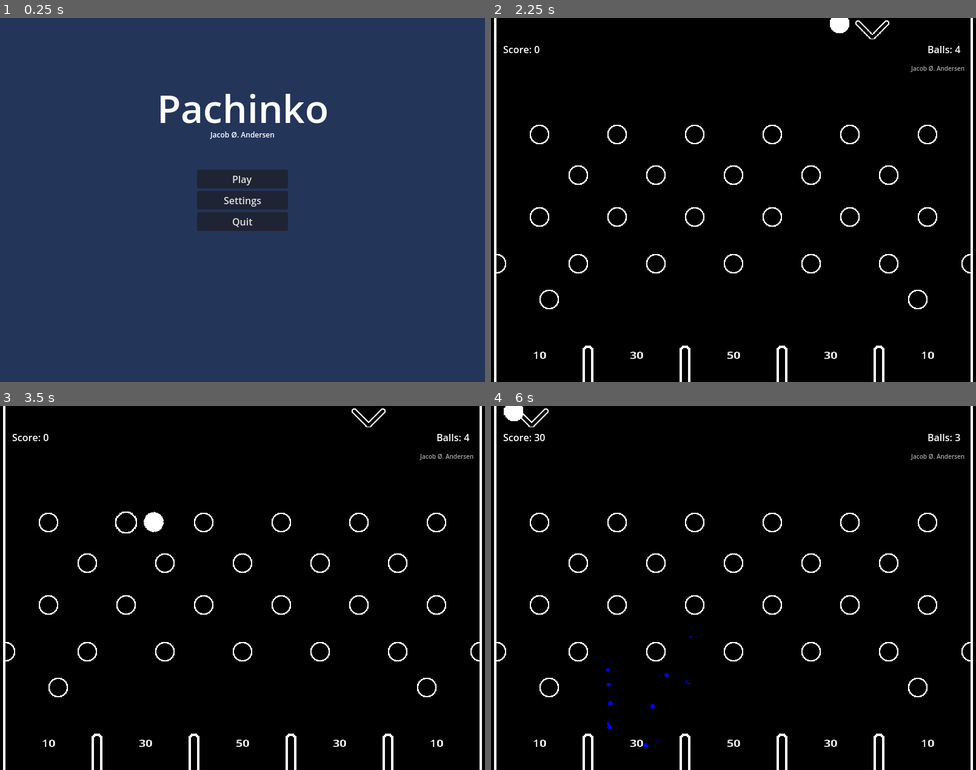
Above: before the commit, frames 1-4 (two rows, left to right).
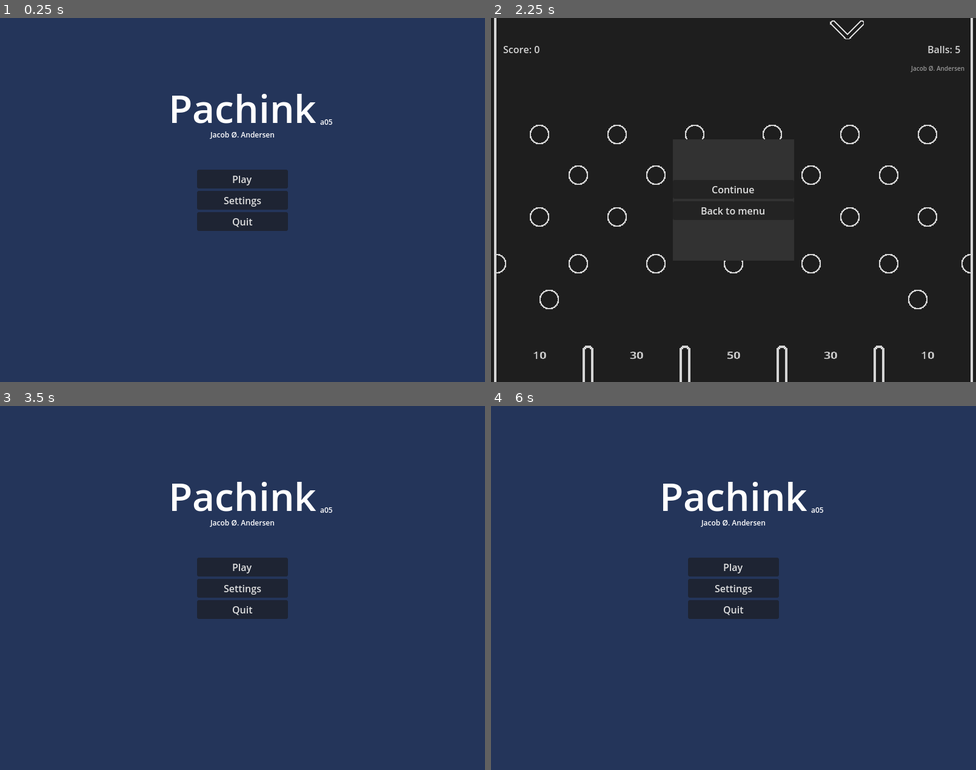
Above: after the commit, the same moments.

Repository: jakoofficial/Pachink
Game: Godot game, scene res://Scenes/main_menu.tscn
Two runs of this game, one before a commit and one after it. Both use one fixed random seed, a clock stepped at 60 frames per second and the inputs below. The engine's default icon, where the game draws it, is replaced by a stand-in: a white triangle on a blue panel in a dark square.
Inputs (mouse positions are in pixels of both pictures, inside the frame that each line leads up to):
- Up to frame 1 (0.25 s): no input
- Up to frame 2 (2.25 s): click "Play" at 0.5 s; click "Board" at 1.25 s; click (510, 367) at 2 s, where only the run after the commit has a clickable "||"
- Up to frame 3 (3.5 s): click (242, 598) at 2.75 s, where only the run after the commit has a clickable "Back to menu"
- Up to frame 4 (6 s): click (733, 566) at 3.5 s, where only the run after the commit has a clickable "Play"; click (777, 598) at 4.25 s, where only the run after the commit has a clickable "Tumbler"; click (510, 755) at 5 s, where only the run after the commit has a clickable "||"; click (733, 598) at 5.75 s, where only the run after the commit has a clickable "Back to menu"

The runs differ from the first frame. In frame 1, 1.2% of the frame differs, in the area x 33-69%, y 20-30%; in frame 2, 100%; in frame 3, 100%, in the area x 0-100%, y 0-100%; in frame 4, 100%.

Commit message:
Made a simple pause menu with option of going back to main menu, made it so the game could be paused. Added a version number to the main menu

Diff:
--- a/Game/Nodes/gui.tscn
+++ b/Game/Nodes/gui.tscn
@@ -1,8 +1,14 @@
-[gd_scene load_steps=2 format=3 uid="uid://bk86wlashke5x"]
+[gd_scene load_steps=4 format=3 uid="uid://bk86wlashke5x"]
 
 [ext_resource type="Script" path="res://Scripts/gui.gd" id="1_mkaq4"]
 
+[sub_resource type="CanvasTexture" id="CanvasTexture_i7vso"]
+
+[sub_resource type="CanvasTexture" id="CanvasTexture_suitv"]
+
 [node name="GUI" type="Control"]
+process_mode = 3
+z_index = 10
 layout_mode = 3
 anchors_preset = 15
 anchor_right = 1.0
@@ -28,3 +34,83 @@
 offset_bottom = 63.0
 text = "Balls: 0"
 vertical_alignment = 1
+
+[node name="PauseMenu" type="Control" parent="."]
+visible = false
+layout_mode = 1
+anchors_preset = 15
+anchor_right = 1.0
+anchor_bottom = 1.0
+grow_horizontal = 2
+grow_vertical = 2
+
+[node name="TextureRect" type="TextureRect" parent="PauseMenu"]
+modulate = Color(0.407843, 0.407843, 0.407843, 0.286275)
+layout_mode = 1
+anchors_preset = 15
+anchor_right = 1.0
+anchor_bottom = 1.0
+grow_horizontal = 2
+grow_vertical = 2
+texture = SubResource("CanvasTexture_i7vso")
+
+[node name="CenterContainer" type="CenterContainer" parent="PauseMenu"]
+layout_mode = 1
+anchors_preset = 15
+anchor_right = 1.0
+anchor_bottom = 1.0
+grow_horizontal = 2
+grow_vertical = 2
+
+[node name="Panel" type="TextureRect" parent="PauseMenu/CenterContainer"]
+self_modulate = Color(0.197937, 0.197937, 0.197937, 1)
+custom_minimum_size = Vector2(200, 200)
+layout_mode = 2
+texture = SubResource("CanvasTexture_suitv")
+
+[node name="VBoxContainer" type="VBoxContainer" parent="PauseMenu/CenterContainer/Panel"]
+layout_mode = 1
+anchors_preset = 15
+anchor_right = 1.0
+anchor_bottom = 1.0
+grow_horizontal = 2
+grow_vertical = 2
+alignment = 1
+
+[node name="PauseBackButton2" type="Button" parent="PauseMenu/CenterContainer/Panel/VBoxContainer"]
+layout_mode = 2
+text = "Continue"
+
+[node name="PauseMenuButton" type="Button" parent="PauseMenu/CenterContainer/Panel/VBoxContainer"]
+layout_mode = 2
+text = "Back to menu"
+
+[node name="PauseButton" type="Button" parent="."]
+layout_mode = 1
+anchors_preset = 2
+anchor_top = 1.0
+anchor_bottom = 1.0
+offset_left = 16.0
+offset_top = -40.0
+offset_right = 48.0
+offset_bottom = -8.0
+grow_vertical = 0
+text = "||"
+
+[node name="ClickableArea" type="Button" parent="."]
+modulate = Color(1, 1, 1, 0)
+self_modulate = Color(1, 1, 1, 0)
+layout_mode = 1
+anchors_preset = 13
+anchor_left = 0.5
+anchor_right = 0.5
+anchor_bottom = 1.0
+offset_left = -328.0
+offset_right = 328.0
+grow_horizontal = 2
+grow_vertical = 2
+
+[connection signal="pressed" from="PauseMenu/CenterContainer/Panel/VBoxContainer/PauseBackButton2" to="." method="_on_pause_back_button_pressed"]
+[connection signal="pressed" from="PauseMenu/CenterContainer/Panel/VBoxContainer/PauseMenuButton" to="." method="_on_pause_menu_button_pressed"]
+[connection signal="pressed" from="PauseButton" to="." method="_on_pause_button_pressed"]
+[connection signal="button_up" from="ClickableArea" to="." method="_on_clickable_area_button_up"]
--- a/Game/Scenes/main_menu.tscn
+++ b/Game/Scenes/main_menu.tscn
@@ -7,6 +7,9 @@
 
 [sub_resource type="LabelSettings" id="LabelSettings_iff4t"]
 font_size = 64
+
+[sub_resource type="LabelSettings" id="LabelSettings_mumsv"]
+font_size = 12
 
 [sub_resource type="LabelSettings" id="LabelSettings_okrh3"]
 font_size = 12
@@ -48,8 +51,23 @@
 offset_right = 141.5
 offset_bottom = 192.0
 grow_horizontal = 2
-text = "Pachinko"
+text = "Pachink"
 label_settings = SubResource("LabelSettings_iff4t")
+horizontal_alignment = 1
+
+[node name="Version" type="Label" parent="CanvasLayer/Menu"]
+layout_mode = 1
+anchors_preset = 5
+anchor_left = 0.5
+anchor_right = 0.5
+offset_left = 128.0
+offset_top = 160.0
+offset_right = 187.0
+offset_bottom = 183.0
+grow_horizontal = 2
+text = "Version"
+label_settings = SubResource("LabelSettings_mumsv")
+vertical_alignment = 1
 
 [node name="VBoxContainer" type="VBoxContainer" parent="CanvasLayer/Menu"]
 layout_mode = 1
@@ -83,7 +101,7 @@
 size_flags_horizontal = 4
 text = "Quit"
 
-[node name="Label" type="Label" parent="CanvasLayer/Menu"]
+[node name="Author" type="Label" parent="CanvasLayer/Menu"]
 layout_mode = 1
 anchors_preset = 5
 anchor_left = 0.5
--- a/Game/Scripts/Indicator.gd
+++ b/Game/Scripts/Indicator.gd
@@ -5,21 +5,26 @@
 @onready var ball = preload("res://Nodes/ball.tscn")
 @onready var spawner = $Spawner
 @onready var sprite = $Sprite2D as Sprite2D
+@onready var GUI = $"../CanvasLayer/GUI"
 
 var viewport_size = Vector2(0, 0)
 func _ready() -> void:
 	viewport_size = get_viewport().content_scale_size
 	print(viewport_size)
+	GUI.clickArea.connect(drop_ball)
 
-func _input(event: InputEvent) -> void:
-	if event.is_action("drop_ball") and Manager.canSpawn and Manager.balls_left > 0:
-		# Drop a ball
+func drop_ball():
+	# Drop a ball
+	if Manager.canSpawn and Manager.balls_left > 0 and !Manager.is_paused:
 		var ball_inst = ball.instantiate() as RigidBody2D
 		ball_inst.global_position = Vector2(spawner.global_position.x, spawner.global_position.y)
 		get_tree().root.get_node("/root/Board/Balls").add_child(ball_inst)
 		Manager.canSpawn = false
 		Manager.balls_left -= 1
 
+func _input(event):
+	if event.is_action_pressed("drop_ball"):
+		drop_ball()
 
 func _physics_process(delta: float) -> void:
 	var posX = self.global_position.x
--- a/Game/Scripts/Manager.gd
+++ b/Game/Scripts/Manager.gd
@@ -1,9 +1,11 @@
 extends Node
 
+var version = "a05"
 var score: int = 0
 var balls_left: int = 5
 var canSpawn:bool = true
-var windowMode = DisplayServer.WINDOW_MODE_WINDOWED
+var windowMode = DisplayServer.WINDOW_MODE_FULLSCREEN
+var is_paused = false
 
 var boards = [
 	["res://Scenes/board.tscn", "Board"],
@@ -25,6 +27,7 @@
 
 func _input(event: InputEvent) -> void:
 	if event.is_action_pressed("quit"):
-		get_tree().change_scene_to_file("res://Scenes/main_menu.tscn")
+		is_paused = true
+		#get_tree().change_scene_to_file("res://Scenes/main_menu.tscn")
 	if event.is_action_pressed("restart"):
 		reset()
--- a/Game/Scripts/gui.gd
+++ b/Game/Scripts/gui.gd
@@ -2,6 +2,8 @@
 
 @onready var score_text = $ScoreText
 @onready var balls_left_text = $BallsLeftText
+
+signal clickArea
 
 func _ready() -> void:
 	score_text.text = str(Manager.score)
@@ -10,3 +12,28 @@
 func _process(delta: float) -> void:
 	score_text.text = "Score: " + str(Manager.score)
 	balls_left_text.text = "Balls: "+str(Manager.balls_left)
+
+	if Manager.is_paused:
+		$PauseMenu.visible = true
+		get_tree().paused = true
+		$ClickableArea.visible = false
+		$PauseButton.visible = false
+	else:
+		$PauseMenu.visible = false
+		get_tree().paused = false
+		$PauseButton.visible = true
+		$ClickableArea.visible = true
+
+func _on_pause_back_button_pressed():
+	Manager.is_paused = false
+func _on_pause_button_pressed():
+	Manager.is_paused = true
+
+func _on_pause_menu_button_pressed():
+	Manager.reset()
+	Manager.is_paused = false
+	get_tree().paused = false
+	get_tree().change_scene_to_file("res://Scenes/main_menu.tscn")
+
+func _on_clickable_area_button_up():
+	emit_signal("clickArea")
--- a/Game/Scripts/main_menu.gd
+++ b/Game/Scripts/main_menu.gd
@@ -1,6 +1,7 @@
 extends Node2D
 
 @onready var menu: Control = $CanvasLayer/Menu
+@onready var version_label: Label = $CanvasLayer/Menu/Version
 @onready var settings: Control = $CanvasLayer/Settings
 @onready var fullscreen_box = $CanvasLayer/Settings/CenterContainer/VBoxContainer/HBoxContainer/CheckBox as CheckBox
 @onready var board_select_menu: Control = $CanvasLayer/BoardSelect
@@ -8,6 +9,7 @@
 var board_button = preload("res://Nodes/level_button.tscn")
 
 func _ready():
+	version_label.text = str(Manager.version)
 	board_select_setup()
 
 func board_select_setup():
--- a/Game/project.godot
+++ b/Game/project.godot
@@ -26,8 +26,7 @@
 
 window/size/viewport_width=800
 window/size/viewport_height=600
-window/stretch/mode="viewport"
-window/stretch/aspect="keep_width"
+window/stretch/mode="canvas_items"
 
 [global_group]
 
@@ -51,7 +50,6 @@
 "events": [Object(InputEventKey,"resource_local_to_scene":false,"resource_name":"","device":-1,"window_id":0,"alt_press …(191 unchanged characters)…
 , Object(InputEventKey,"resource_local_to_scene":false,"resource_name":"","device":-1,"window_id":0,"alt_pressed":false …(186 unchanged characters)…
 , Object(InputEventKey,"resource_local_to_scene":false,"resource_name":"","device":-1,"window_id":0,"alt_pressed":false …(186 unchanged characters)…
-, Object(InputEventMouseButton,"resource_local_to_scene":false,"resource_name":"","device":-1,"window_id":0,"alt_pressed":false,"shift_pressed":false,"ctrl_pressed":false,"meta_pressed":false,"button_mask":0,"position":Vector2(0, 0),"global_position":Vector2(0, 0),"factor":1.0,"button_index":1,"canceled":false,"pressed":false,"double_click":false,"script":null)
 ]
 }
 
Not shown: 1 places in Game/Scenes/main_menu.tscn that only renumber resources
